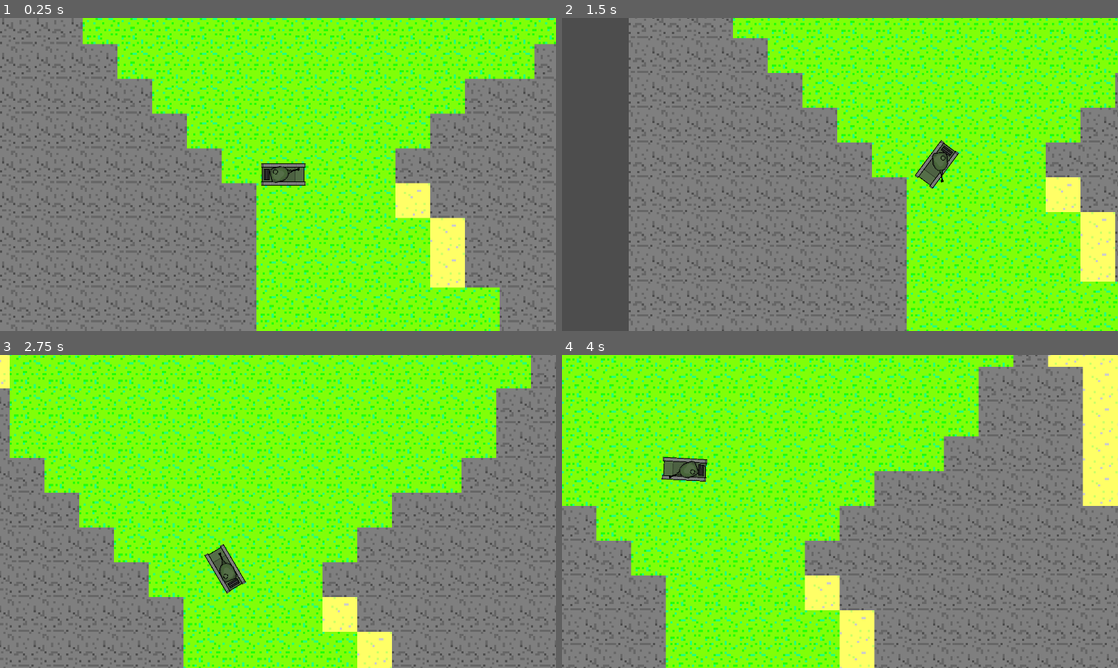
Above: before the commit, frames 1-4 (two rows, left to right).
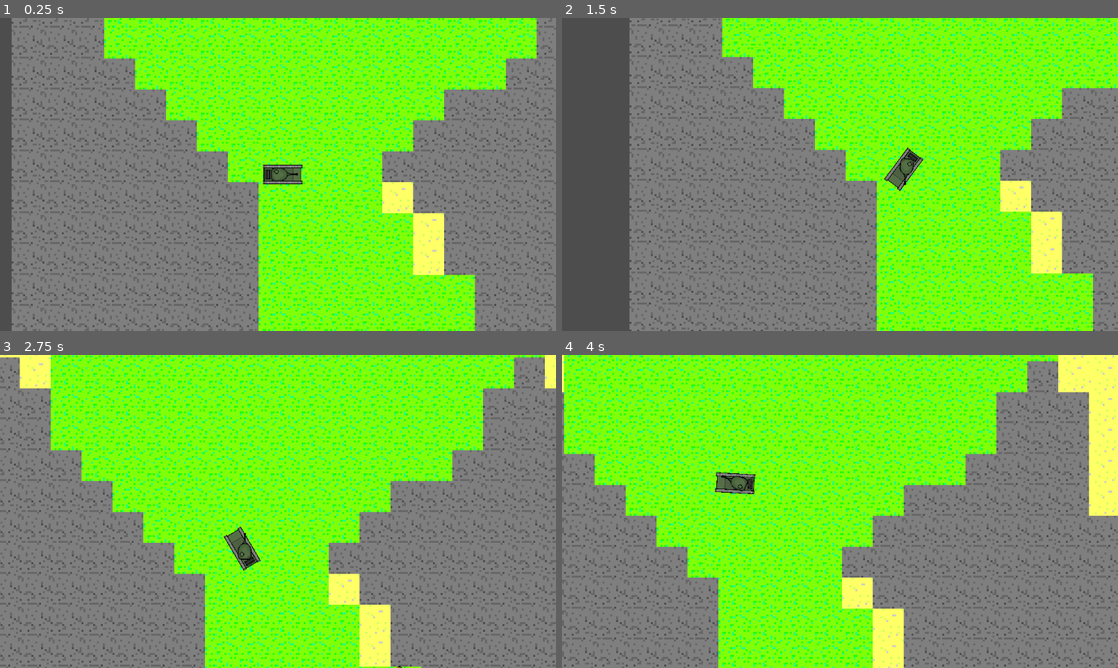
Above: after the commit, the same moments.

Repository: serbel324/GameAboutTank
Game: Godot game, scene res://Maps/World.tscn
The game is run twice, just before and just after one commit, with the same random seed, the same clock (stepped at 60 frames per second) and the same inputs.
Inputs (mouse positions are in pixels of both pictures, inside the frame that each line leads up to):
- Up to frame 1 (0.25 s): no input
- Up to frame 2 (1.5 s): tap Enter at 0.5 s; move the mouse to (962, 158) at 0.52 s; hold D (turn_right) 0.53-1.28 s; move the mouse to (728, 190) at 1.27 s; hold S (move_backward) from 1.28 s (still down)
- Up to frame 3 (2.75 s): move the mouse to (333, 442) at 2.02 s; release S (move_backward) at 2.03 s; hold D (turn_right) from 2.03 s (still down)
- Up to frame 4 (4 s): move the mouse to (812, 574) at 2.77 s; release D (turn_right) at 2.78 s; hold W (move_forward) 2.78-3.53 s; move the mouse to (1006, 558) at 3.52 s; hold A (turn_left) from 3.53 s (still down)

The runs differ from the first frame. In frame 1, 35% of the frame differs, in the area x 0-100%, y 0-100%; in frame 2, 36%; in frame 3, 39%; in frame 4, 41%.

Commit message:
fix: now zoom controlled by camera

Diff:
--- a/Maps/World.tscn
+++ b/Maps/World.tscn
@@ -13,7 +13,7 @@
 
 [node name="PlayerCamera" type="Camera2D" parent="."]
 position = Vector2(333, 344)
-zoom = Vector2(3, 3)
+zoom = Vector2(2, 2)
 
 [node name="Ground" type="TileMap" parent="."]
 show_behind_parent = true
--- a/project.godot
+++ b/project.godot
@@ -18,7 +18,6 @@
 [display]
 
 window/stretch/mode="viewport"
-window/stretch/scale=0.75
 
 [input]
 
